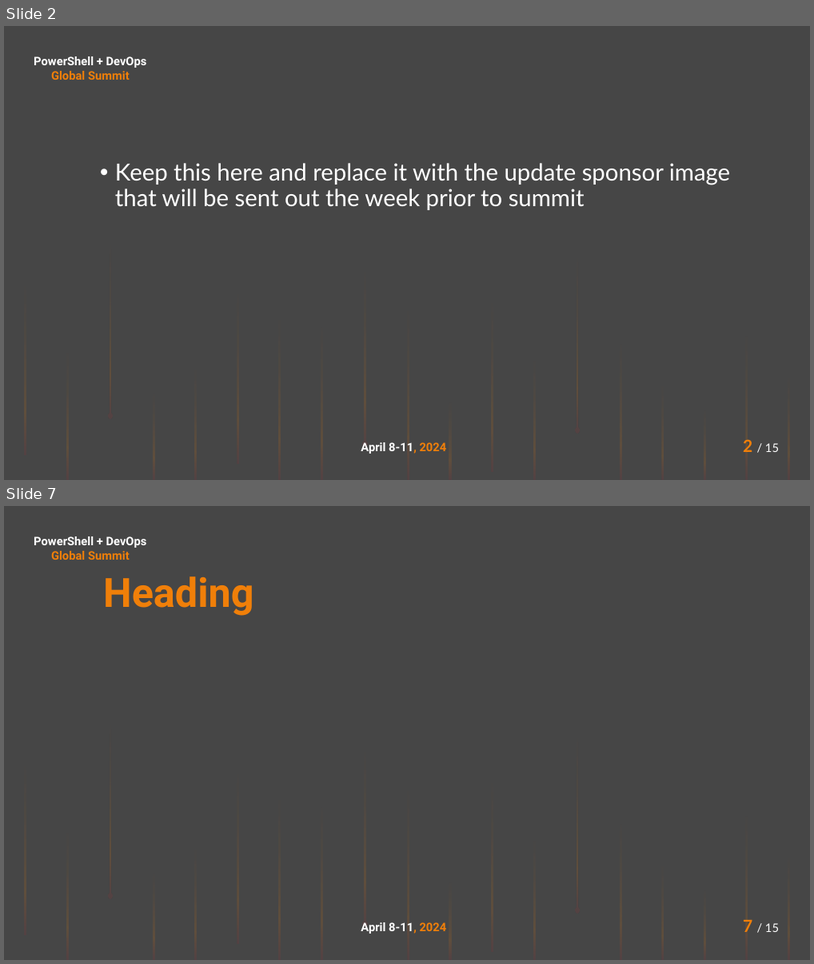
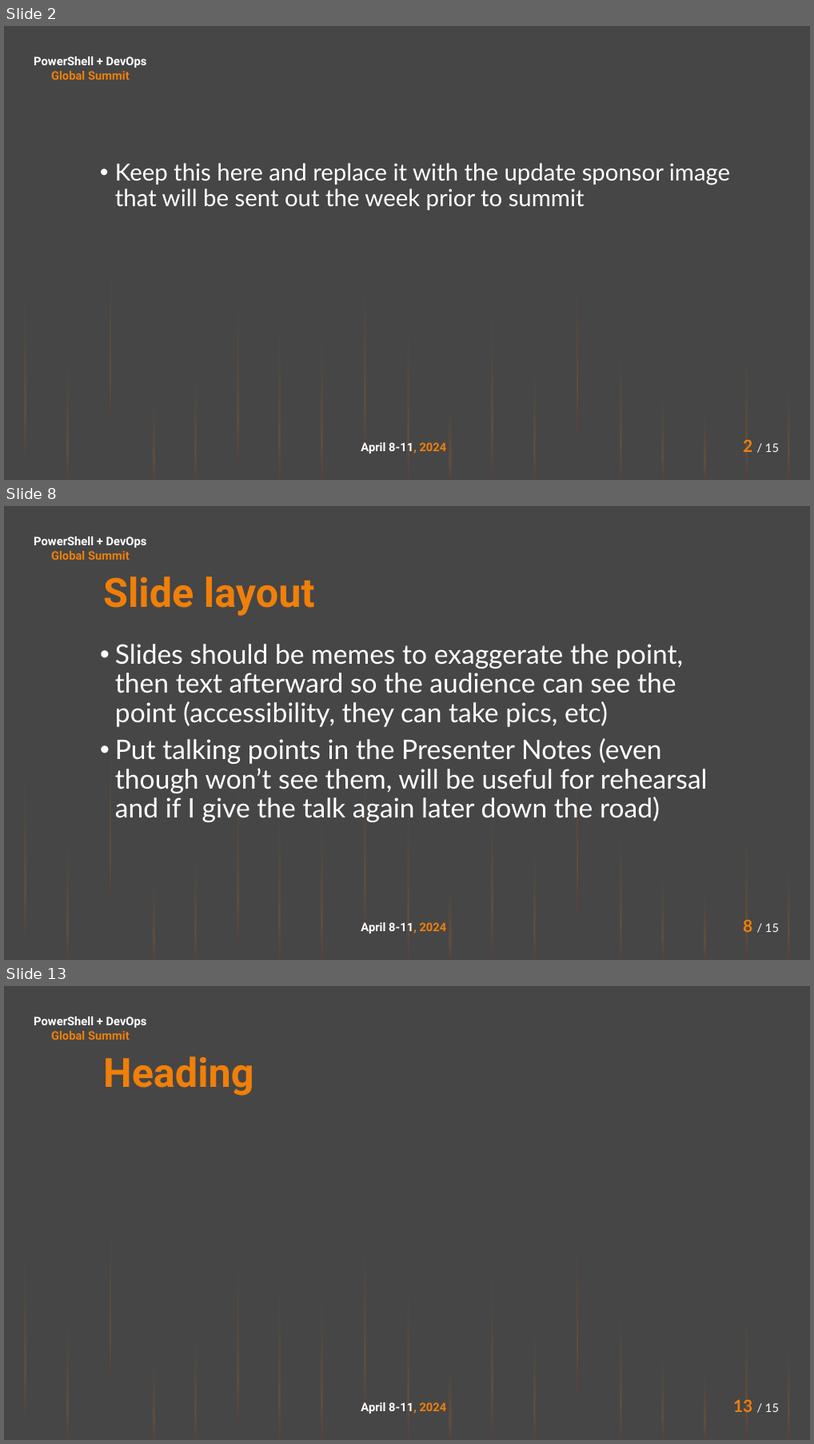
Before and after one commit to deadlydog/Presentation.StopManuallyPublishingYourPowerShellModules, a slide deck: src/Stop manually publishing your PowerShell modules.pptx. Shown one above the other, each under a label of ours: slides 2 and 7 before the commit, slides 2, 8 and 13 after it; the slides between them are not shown. The pictures are 814x964 and 814x1444 pixels, drawn with LibreOffice and Linux fonts; fonts in the diff are those of the drawing; background and template pictures are left out. Boxes give left, top, right and bottom in pixels: in the first picture for what was removed or moved away, otherwise in the second. Text is boxed around its words. In the diff, an @@ line names an element or a change of style, - is before the commit and + after.

```diff
--- a/src/Stop manually publishing your PowerShell modules.pptx
+++ b/src/Stop manually publishing your PowerShell modules.pptx
@@ slide 8 added at <box>4,506,810,960</box>, background #464646; not listed: 22 template elements that a slide beside it also shows @@
@@ text added at <box>103,576,315,616</box>, 48 pt, text gradient #F07F09 to #9F2936, bold @@
+Slide layout
@@ text added at <box>115,644,708,822</box>, 32 pt, text #FFFFFF @@
+• Slides should be memes to exaggerate the point, then text afterward so the audience can see the point (accessibility, they can take pics, etc)
+• Put talking points in the Presenter Notes (even though won’t see them, will be useful for rehearsal and if I give the talk again later down the road)
@@ what was slide 7 is now slide 13 @@
@@ page number at <box>734,1399,779,1412</box>: text changed @@
-7 / 15
+13 / 15
```
Also in this commit, not shown: 2 slides changed, 7 other slides added, 2 slides removed.
